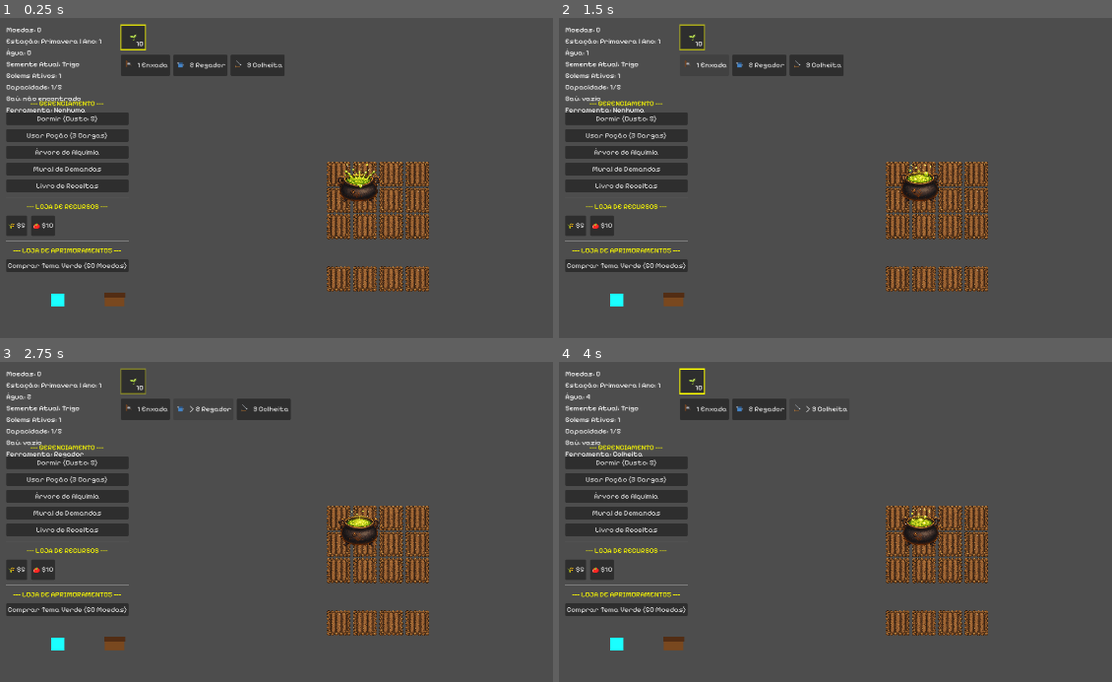
Above: before the commit, frames 1-4 (two rows, left to right).
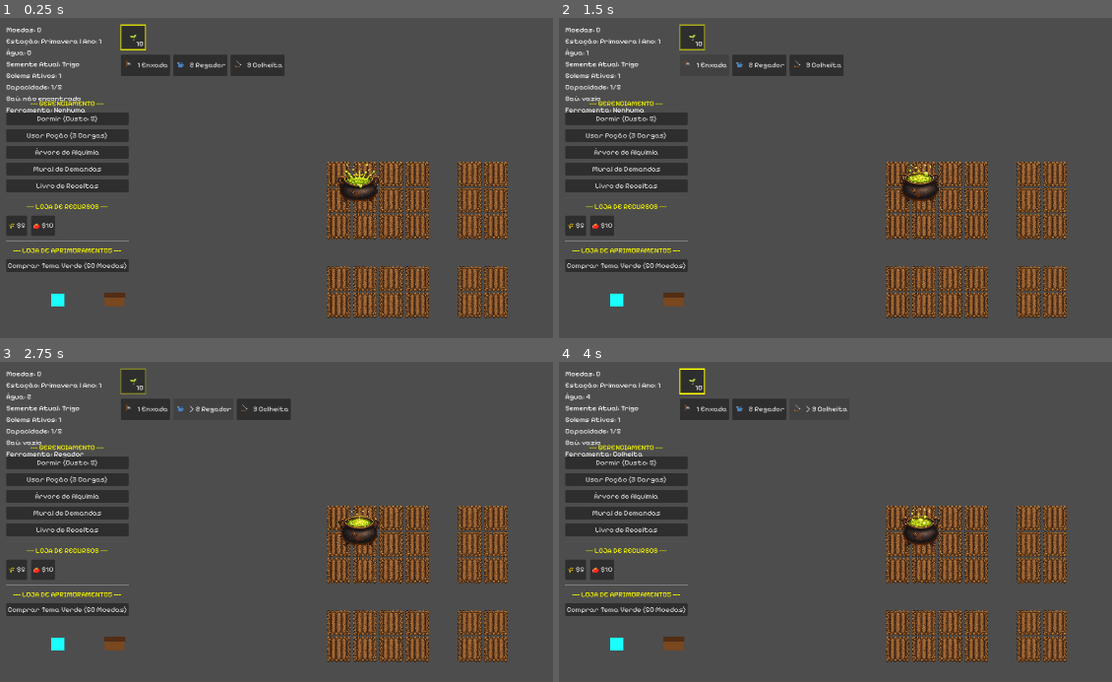
Above: after the commit, the same moments.

Repository: LeandroSatsuki/Cauldron-Crops
Game: Godot game, scene res://Scenes/Main.tscn
Same seed, same stepped clock (60 frames per second), same inputs: the game is played once before the commit and once after it.
Inputs:
- Up to frame 1 (0.25 s): no input
- Up to frame 2 (1.5 s): click "1 Enxada" at 0.5 s; click "> 1 Enxada" at 1.25 s
- Up to frame 3 (2.75 s): click "2 Regador" at 2 s
- Up to frame 4 (4 s): click "> 2 Regador" at 2.75 s; click "3 Colheita" at 3.5 s

The runs differ from the first frame. In frame 1, 4.6% of the frame differs, in the area x 59-92%, y 44-94%; in frame 2, 4.6%; in frame 3, 4.6%; in frame 4, 4.6%.

Commit message:
feat: adiciona area preparavel inicial

Diff:
--- a/Scripts/Main.gd
+++ b/Scripts/Main.gd
@@ -3,18 +3,23 @@
 var farm_plot_scene = preload("res://Scenes/FarmPlot.tscn")
 @onready var navigation_region: NavigationRegion2D = $NavigationRegion2D
 
+const BASE_FARM_COLUMNS: int = 4
+const BASE_FARM_ROWS: int = 4
+const EXTRA_FARM_COLUMNS_RIGHT: int = 2
+const EXTRA_FARM_ROWS_BOTTOM: int = 1
+const FARM_SPACING: int = 80
+const BASE_FARM_PIXEL_SIZE: int = 320
+
 func _ready() -> void:
 	_configurar_regiao_navegacao()
 
 	var screen_size = get_viewport_rect().size
-	var start_x = (screen_size.x - 320) / 2.0
-	var start_y = (screen_size.y - 320) / 2.0
+	var start_x: float = (screen_size.x - BASE_FARM_PIXEL_SIZE) / 2.0
+	var start_y: float = (screen_size.y - BASE_FARM_PIXEL_SIZE) / 2.0
 
-	for x in range(4):
-		for y in range(4):
-			var plot = farm_plot_scene.instantiate()
-			plot.position = Vector2(start_x + (x * 80), start_y + (y * 80))
-			add_child(plot)
+	_criar_farm_plot_base(start_x, start_y)
+	_criar_farm_plot_extras_direita(start_x, start_y)
+	_criar_farm_plot_extras_inferiores(start_x, start_y)
 
 func _configurar_regiao_navegacao() -> void:
 	if navigation_region == null:
@@ -33,6 +38,27 @@
 	polygon.make_polygons_from_outlines()
 	navigation_region.navigation_polygon = polygon
 
+func _criar_farm_plot_base(start_x: float, start_y: float) -> void:
+	for x in range(BASE_FARM_COLUMNS):
+		for y in range(BASE_FARM_ROWS):
+			_instanciar_farm_plot(x, y, start_x, start_y)
+
+func _criar_farm_plot_extras_direita(start_x: float, start_y: float) -> void:
+	for x in range(BASE_FARM_COLUMNS, BASE_FARM_COLUMNS + EXTRA_FARM_COLUMNS_RIGHT):
+		for y in range(BASE_FARM_ROWS):
+			_instanciar_farm_plot(x, y, start_x, start_y)
+
+func _criar_farm_plot_extras_inferiores(start_x: float, start_y: float) -> void:
+	for x in range(BASE_FARM_COLUMNS + EXTRA_FARM_COLUMNS_RIGHT):
+		for y in range(BASE_FARM_ROWS, BASE_FARM_ROWS + EXTRA_FARM_ROWS_BOTTOM):
+			_instanciar_farm_plot(x, y, start_x, start_y)
+
+func _instanciar_farm_plot(grid_x: int, grid_y: int, start_x: float, start_y: float) -> void:
+	var plot: Node2D = farm_plot_scene.instantiate()
+	plot.position = Vector2(start_x + (grid_x * FARM_SPACING), start_y + (grid_y * FARM_SPACING))
+	plot.name = "FarmPlot_%d_%d" % [grid_x, grid_y]
+	add_child(plot)
+
 func _unhandled_input(event: InputEvent) -> void:
 	if event is InputEventKey and event.pressed and not event.echo:
 		if event.keycode == KEY_F5:
Not shown, changed: docs/CHANGELOG.md
Not shown, changed: docs/DECISIONS.md
Not shown, changed: docs/FARM_SYSTEM_V2.md
Not shown, changed: docs/ROADMAP.md
